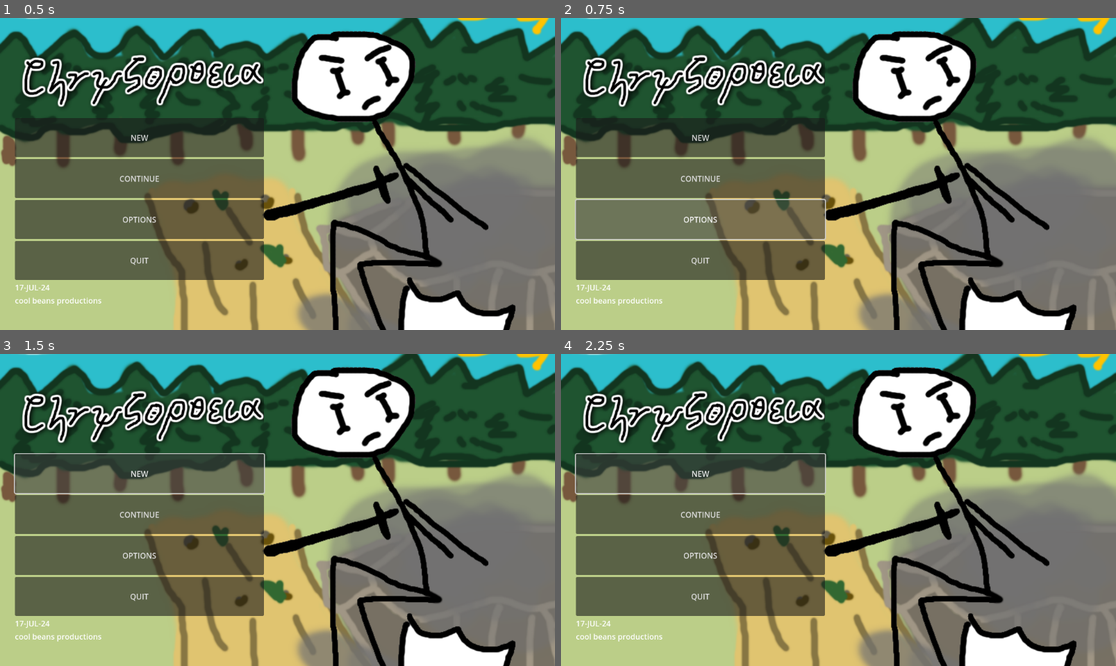
Above: before the commit, frames 1-4 (two rows, left to right).
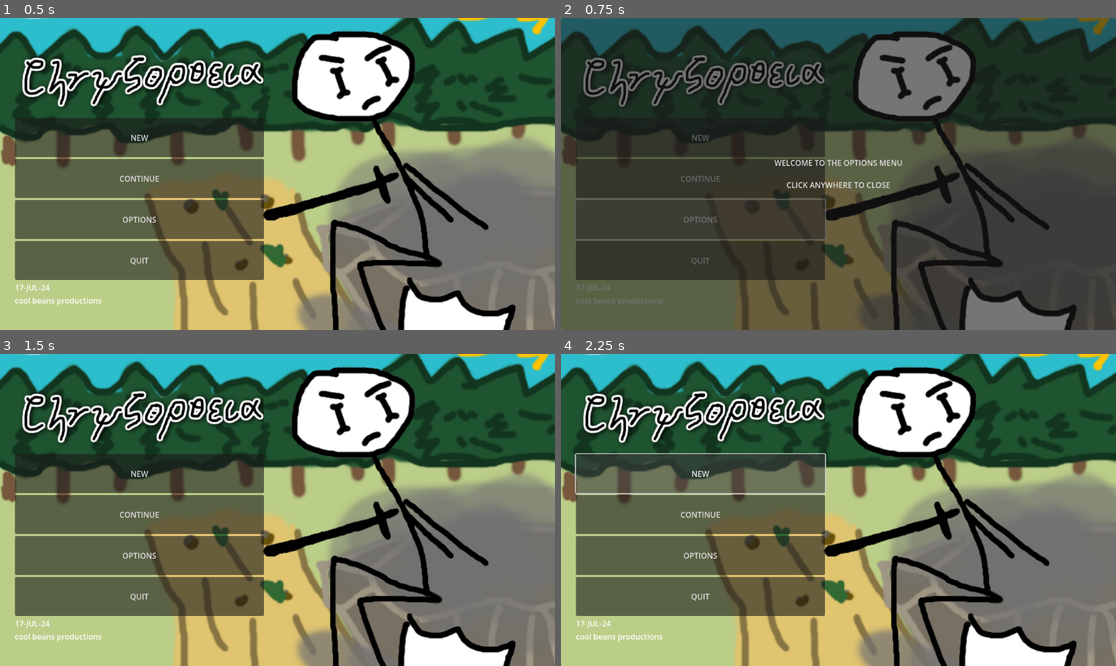
Above: after the commit, the same moments.

Repository: purpletissuebox/chrysopoeia
Game: Godot game, scene res://scenes/main menu/main_menu.tscn
The game is run twice, just before and just after one commit, with the same random seed, the same clock (stepped at 60 frames per second) and the same inputs.
Inputs:
- Up to frame 1 (0.5 s): no input
- Up to frame 2 (0.75 s): click "OPTIONS" at 0.5 s
- Up to frame 3 (1.5 s): click "NEW" at 1.25 s
- Up to frame 4 (2.25 s): click "NEW" at 2 s

Frame 1 is identical in both runs. In frame 2, 84% of the frame differs, in the area x 0-100%, y 0-100%; in frame 3, 0.5%; in frame 4, nothing differs.

Commit message:
Added barebones options menu functionality.

Diff:
--- a/code/mainmenu/main_menu.gd
+++ b/code/mainmenu/main_menu.gd
@@ -2,3 +2,6 @@
 
 func exit_game():
 	get_tree().quit()
+
+func open_options():
+	self.add_child(load("res://scenes/options menu/options.tscn").instantiate())
--- /dev/null
+++ b/code/options/options.gd
@@ -0,0 +1,4 @@
+extends Button
+
+func exit_options():
+	self.queue_free()
--- a/scenes/main menu/main_menu.tscn
+++ b/scenes/main menu/main_menu.tscn
@@ -99,4 +99,5 @@
 size_flags_horizontal = 3
 size_flags_stretch_ratio = 22.0
 
+[connection signal="pressed" from="HBoxContainer/VBoxContainer/VBoxContainer3/VBoxContainer/OptionsButton" to="." method="open_options"]
 [connection signal="pressed" from="HBoxContainer/VBoxContainer/VBoxContainer3/VBoxContainer/QuitButton" to="." method="exit_game"]
--- /dev/null
+++ b/scenes/options menu/options.tscn
@@ -0,0 +1,16 @@
+[gd_scene load_steps=2 format=3 uid="uid://cqdb54vaaiym2"]
+
+[ext_resource type="Script" path="res://code/options/options.gd" id="1_4yl5e"]
+
+[node name="Button" type="Button"]
+anchors_preset = 15
+anchor_right = 1.0
+anchor_bottom = 1.0
+grow_horizontal = 2
+grow_vertical = 2
+text = "WELCOME TO THE OPTIONS MENU
+
+CLICK ANYWHERE TO CLOSE"
+script = ExtResource("1_4yl5e")
+
+[connection signal="pressed" from="." to="." method="exit_options"]
